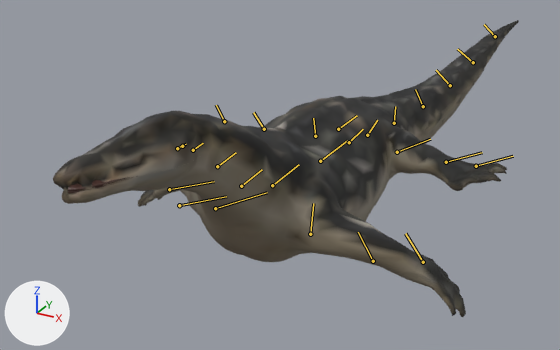
The glTF model public/assets/triassic/creatures/nothosaurus.lod1.glb: old version first, new version second.
Rendered twice from a 50 mm lens placed at (2.28, -5.06, 2.04), pointed at (-0.42, -0.16, -0.41). Every picture has the same lights, and +X, +Y and +Z are marked at lower left. The picture after the commit comes second. Both versions are drawn at frame 4 of the action 'Sprint'; the numbers are the values there. The bones that bend it are drawn over the model as lines.

In view in the first picture: 'Nothosaurus procedural volume puppet', 'Nothosaurus procedural volume puppet lower jaw', 'Oral floor', 'Palate'.
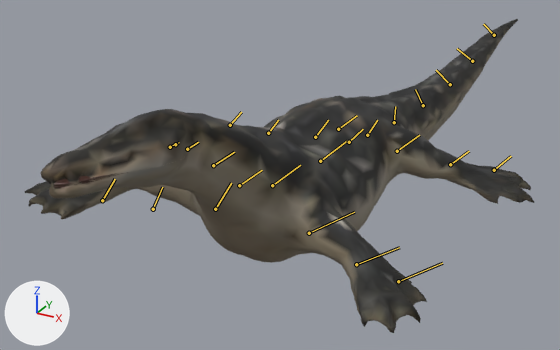
Changed parts and their boxes [x1, y1, x2, y2] in the pictures (560 x 350 px):
'Nothosaurus procedural volume puppet', posed (9% wider): before [53, 20, 519, 317]; after [25, 19, 535, 333]
'Nothosaurus procedural volume puppet lower jaw', posed (10% shorter): before [62, 153, 211, 204]; after [49, 152, 202, 198]
'Oral floor', posed (mostly hidden): before [65, 176, 137, 193]; after [53, 172, 128, 188]
bone 'chest', root to tip: before (272, 185) to (299, 164); after (272, 185) to (300, 165)
bone 'fore_upper_L', root to tip: before (310, 234) to (313, 203); after (309, 233) to (354, 212)
bone 'fore_lower_L', root to tip: before (373, 261) to (358, 232); after (356, 264) to (399, 247)
bone 'fore_paddle_L', root to tip: before (423, 262) to (405, 233); after (398, 281) to (442, 263)
bone 'fore_upper_R', root to tip: before (215, 208) to (267, 192); after (215, 209) to (231, 183)
bone 'fore_lower_R', root to tip: before (179, 205) to (226, 196); after (153, 209) to (162, 187)
bone 'fore_paddle_R', root to tip: before (169, 189) to (214, 181); after (102, 200) to (115, 179)
bone 'neck_base', root to tip: before (241, 186) to (262, 169); after (239, 185) to (262, 170)
bone 'neck_mid', root to tip: before (217, 166) to (236, 152); after (213, 165) to (234, 152)
bone 'hind_upper_L', root to tip: before (397, 152) to (430, 139); after (397, 151) to (419, 135)
bone 'hind_lower_L', root to tip: before (446, 162) to (482, 152); after (450, 164) to (469, 151)
bone 'hind_paddle_L', root to tip: before (476, 166) to (513, 156); after (494, 170) to (511, 156)
bone 'hind_upper_R', root to tip: before (315, 136) to (313, 118); after (315, 137) to (328, 120)
bone 'hind_lower_R', root to tip: before (264, 129) to (253, 112); after (268, 133) to (278, 120)
bone 'hind_paddle_R', root to tip: before (224, 121) to (216, 105); after (230, 125) to (241, 112)

What the commit changed:
Bone 'body' (bone_body) turns from (0, 2, 0) to (0, 0, 0) degrees about its own x, y and z.
Bone 'chest' (bone_chest) turns from (0, 0, 2) to (0, 0, 0) degrees about its own x, y and z.
Bone 'fore_upper_L' (bone_fore_upper_l) turns from (0, 13, 22) to (0, -4, -18) degrees about its own x, y and z.
Bone 'fore_lower_L' (bone_fore_lower_l) turns from (0, 0, 16) to (0, 0, -8) degrees about its own x, y and z.
Bone 'fore_paddle_L' (bone_fore_paddle_l) turns from (0, 22, 0) to (0, -4, 0) degrees about its own x, y and z.
Bone 'fore_upper_R' (bone_fore_upper_r) turns from (0, -11, -25) to (0, 4, 18) degrees about its own x, y and z.
Bone 'fore_lower_R' (bone_fore_lower_r) turns from (0, 0, -17) to (0, 0, 8) degrees about its own x, y and z.
Bone 'fore_paddle_R' (bone_fore_paddle_r) turns from (0, -21, 0) to (0, 4, 0) degrees about its own x, y and z.
Bone 'neck_base' (bone_neck_base) turns from (0, 0, 2) to (0, 0, 0) degrees about its own x, y and z.
Bone 'neck_mid' (bone_neck_mid) turns from (0, 0, 1) to (0, 0, 0) degrees about its own x, y and z.
Bone 'hind_upper_L' (bone_hind_upper_l) turns from (0, -13, -22) to (0, -2, -8) degrees about its own x, y and z.
Bone 'hind_lower_L' (bone_hind_lower_l) turns from (0, 0, -16) to (0, 0, -3) degrees about its own x, y and z.
Bone 'hind_paddle_L' (bone_hind_paddle_l) turns from (0, -22, 0) to (0, -2, 0) degrees about its own x, y and z.
Bone 'hind_upper_R' (bone_hind_upper_r) turns from (0, 11, 25) to (0, 2, 8) degrees about its own x, y and z.
Bone 'hind_lower_R' (bone_hind_lower_r) turns from (0, 0, 17) to (0, 0, 3) degrees about its own x, y and z.
Bone 'hind_paddle_R' (bone_hind_paddle_r) turns from (0, 21, 0) to (0, 2, 0) degrees about its own x, y and z.
